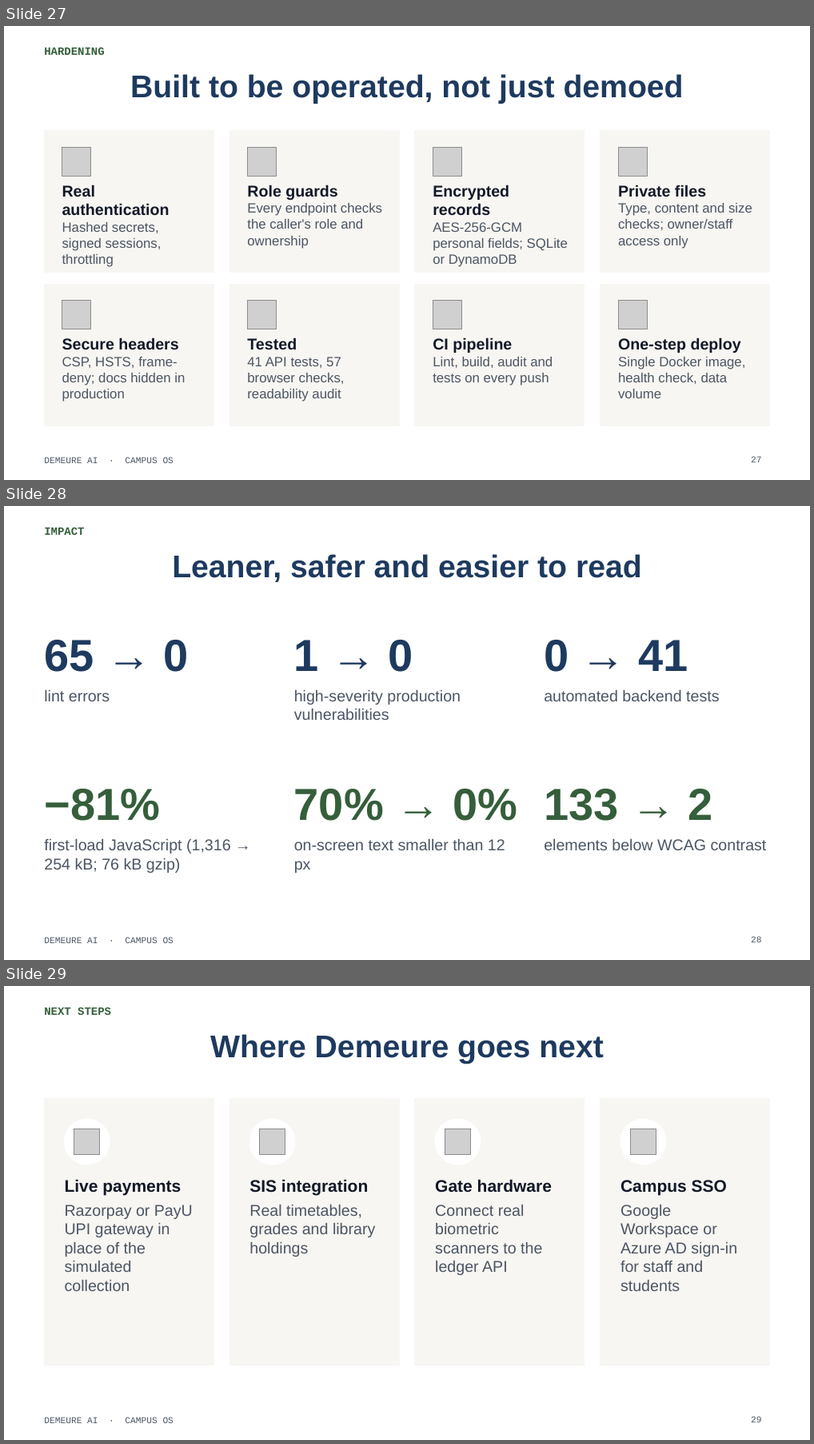
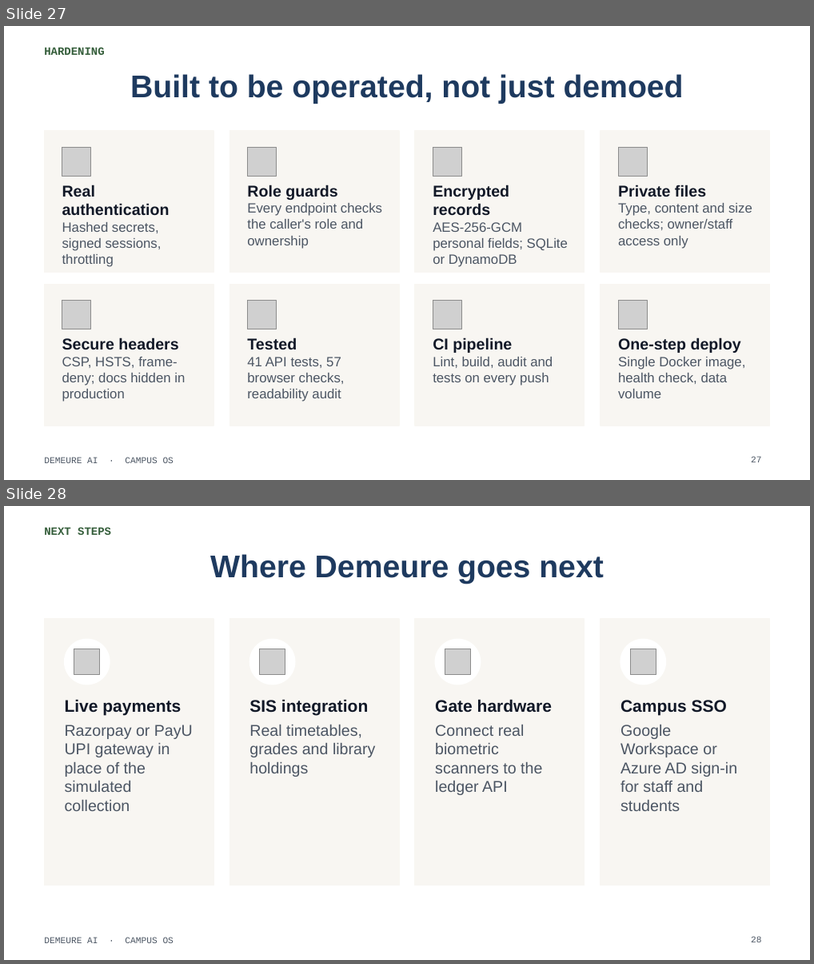
Before and after one commit to Prateeeek7/DemeureAI, a slide deck: presentation/Demeure_AI_Showcase.pptx. Shown one above the other, each under a label of ours: slides 27, 28 and 29 before the commit, slides 27 and 28 after it. The pictures are 814x1444 and 814x964 pixels, drawn with LibreOffice and Linux fonts; fonts in the diff are those of the drawing; grey boxes stand for pictures. Boxes give left, top, right and bottom in pixels: in the first picture for what was removed or moved away, otherwise in the second. Text is boxed around its words. In the diff, an @@ line names an element or a change of style, - is before the commit and + after.

```diff
--- a/presentation/Demeure_AI_Showcase.pptx
+++ b/presentation/Demeure_AI_Showcase.pptx
@@ slide 28 removed at [4,506,810,960], background #FFFFFF; not listed: 1 template element that a slide beside it also shows @@
@@ text removed at [44,527,84,535] @@
-IMPACT
@@ title removed at [172,554,642,582] @@
-Leaner, safer and easier to read
@@ text removed at [44,640,189,672] @@
-65 → 0
@@ text removed at [294,640,414,672] @@
-1 → 0
@@ text removed at [544,640,688,672] @@
-0 → 41
@@ text removed at [44,690,110,701] @@
-lint errors
@@ text removed at [294,690,461,720] @@
-high-severity production vulnerabilities
@@ text removed at [544,690,719,701] @@
-automated backend tests
@@ text removed at [44,788,160,820] @@
-−81%
@@ text removed at [294,788,518,820] @@
-70% → 0%
@@ text removed at [544,788,714,820] @@
-133 → 2
@@ text removed at [44,839,231,872] @@
-first-load JavaScript (1,316 → 254 kB; 76 kB gzip)
@@ text removed at [294,839,506,872] @@
-on-screen text smaller than 12 px
@@ text removed at [544,839,767,850] @@
-elements below WCAG contrast
@@ page number removed at [751,936,762,942] @@
-28
@@ what was slide 29 is now slide 28 @@
```
Also in this commit, not shown: 2 slides changed, 1 other file.
